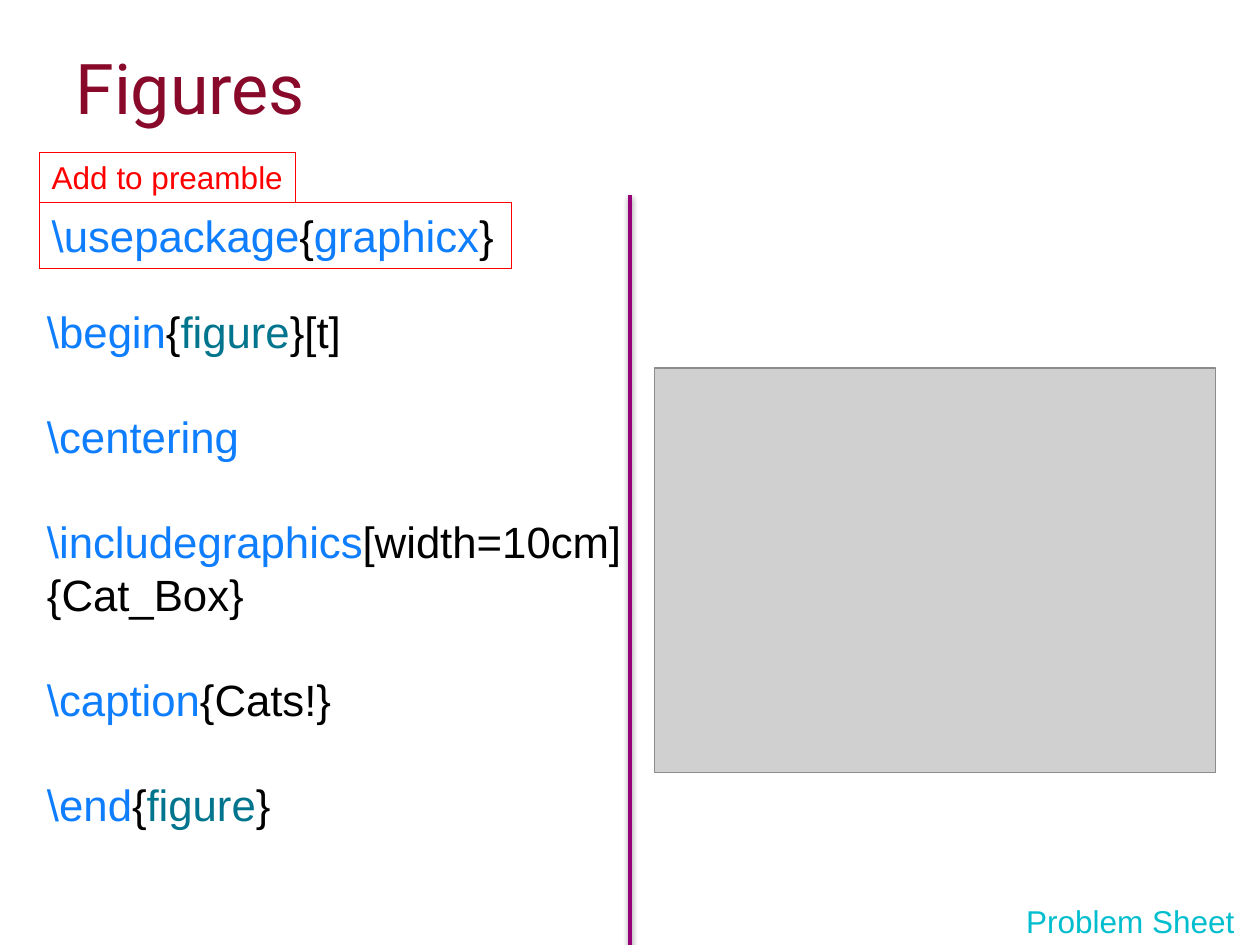
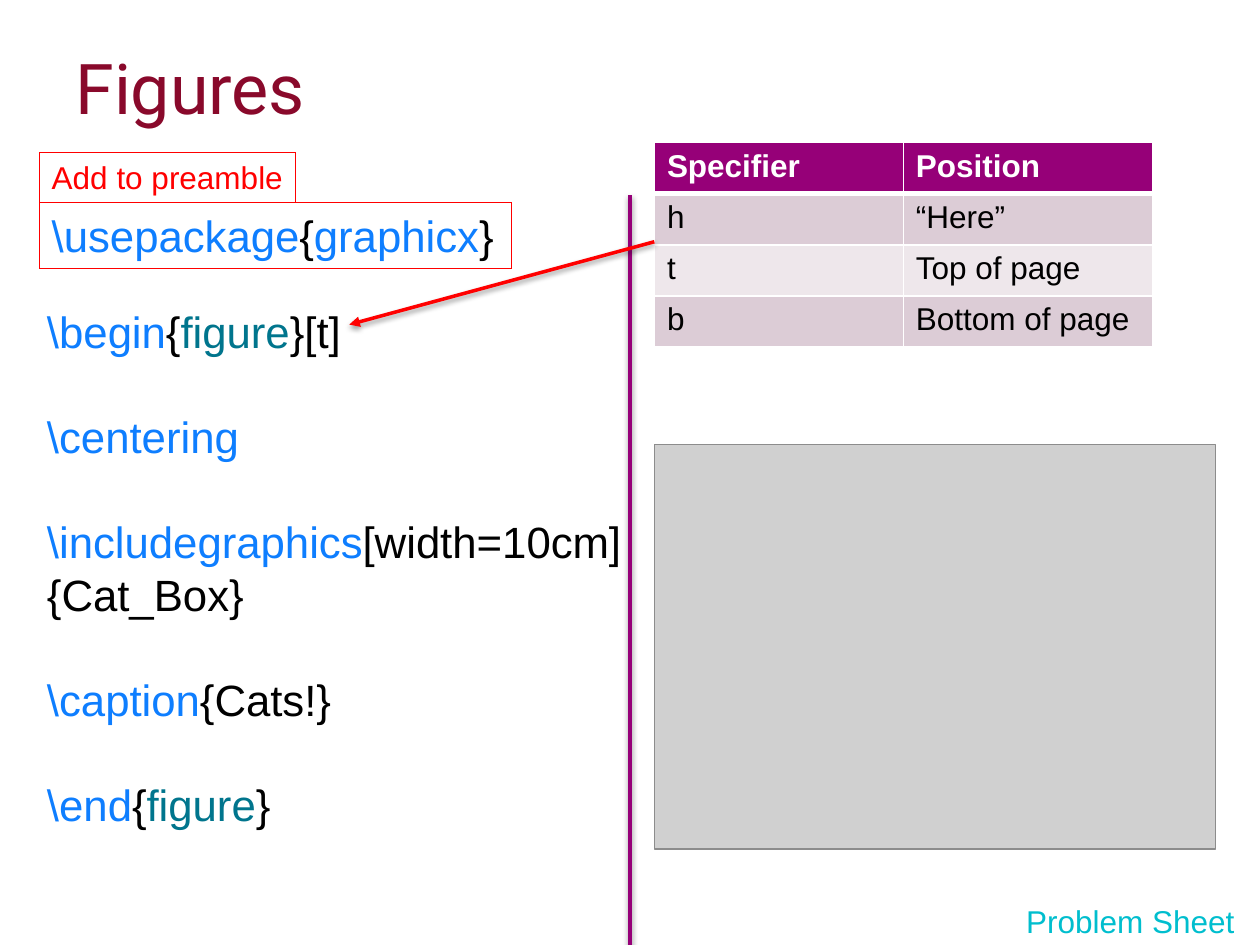
Before and after one commit to ImperialCollegeLondon/RCDS-introduction-to-latex, a slide deck: slide 19 of Intro to Latex Slides.pptx. Drawn at 1260x945 pixels with LibreOffice and Linux fonts; fonts in the diff are those of the drawing; grey boxes stand for pictures; background and template pictures are left out. Boxes give left, top, right and bottom in pixels: in the first picture for what was removed or moved away, otherwise in the second. Text is boxed around its words. In the diff, an @@ line names an element or a change of style, - is before the commit and + after.

```diff
--- a/Intro to Latex Slides.pptx
+++ b/Intro to Latex Slides.pptx
@@ table added at box(654, 142, 1153, 346), 4 rows, 2 columns @@
+Specifier | Position
+h | “Here”
+t | Top of page
+b | Bottom of page
@@ arrow added from (654, 242) to (349, 325), #FF0000 2 pt @@
@@ picture: place and size @@
-picture at box(654, 368, 1215, 772)
+picture at box(654, 445, 1215, 849)
```
Also in this commit, not shown: 1 other slide changed, 2 other files.
